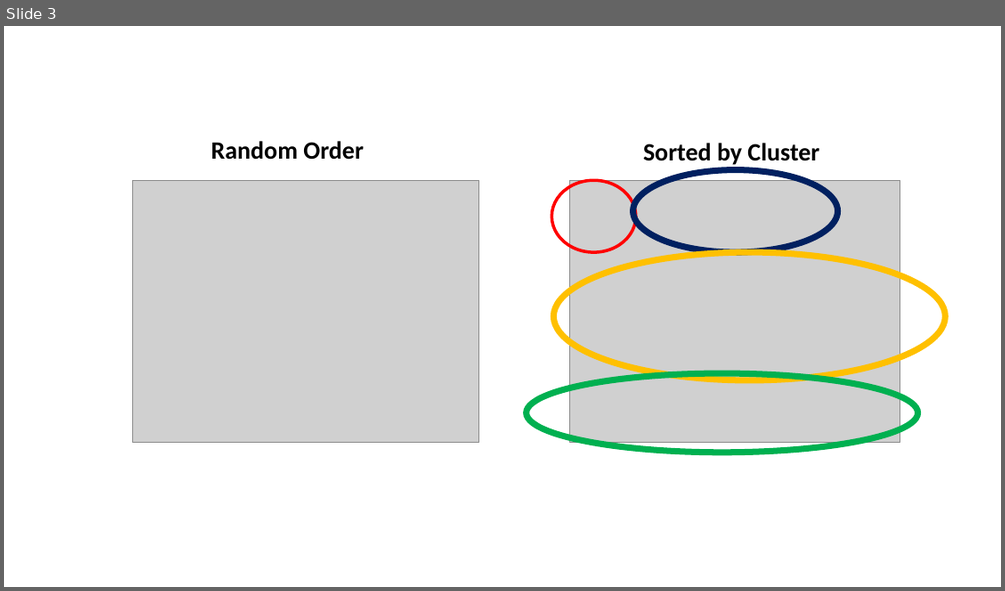
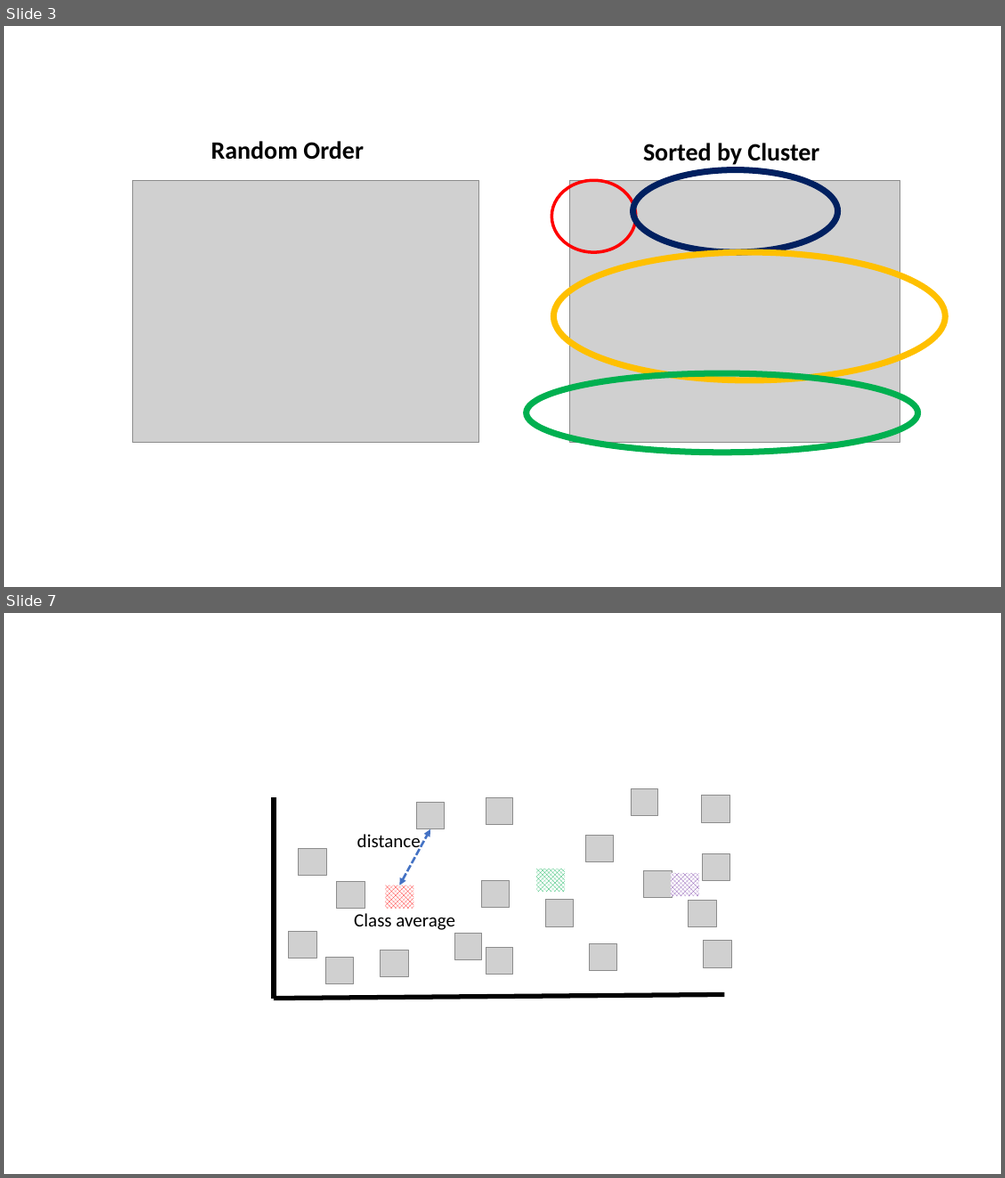
Before and after one commit to joseph-hellerstein/keras, a slide deck: docs/figures.pptx. Shown one above the other, each under a label of ours: slide 3 before the commit, slides 3 and 7 after it; the slides between them are not shown. The pictures are 1005x591 and 1005x1178 pixels, drawn with LibreOffice and Linux fonts; fonts in the diff are those of the drawing; grey boxes stand for pictures. Boxes give left, top, right and bottom in pixels: in the first picture for what was removed or moved away, otherwise in the second. Text is boxed around its words. In the diff, an @@ line names an element or a change of style, - is before the commit and + after.

```diff
--- a/docs/figures.pptx
+++ b/docs/figures.pptx
@@ slide 7 added at [4,613,1001,1174], background #FFFFFF @@
@@ text added at [357,834,421,853], 18 pt, text #000000 @@
+distance
@@ group added at [274,788,732,998]: 19 pictures, 3 rectangles, 2 lines, 1 double arrow @@
@@ text added at [354,913,455,930], 18 pt, text #000000 @@
+Class average
```
Also in this commit, not shown: 3 other slides added, 5 other files.
